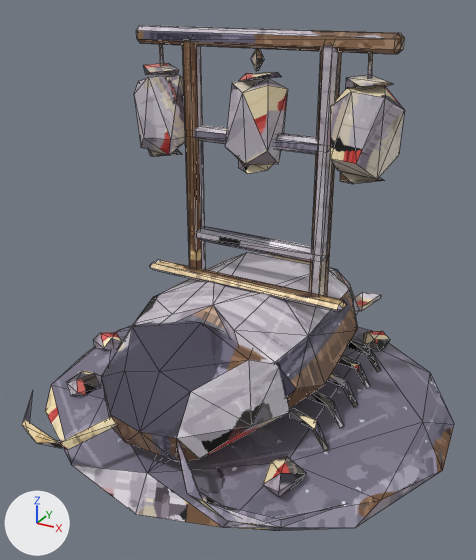
The glTF model public/models/lowpix/figures/yomise/gusokumushi.glb: old version first, new version second.
Rendered twice from a camera (50 mm lens) standing at (17.9, -33.7, 26.1) and looking at (-0.2, -0.7, 9.6). Lighting does not change. The marker at lower left points along +X, +Y and +Z. The picture after the commit comes second. Mesh edges are drawn as thin lines. Where no turn or scale is listed for an object, it has been applied to the vertices. Vertices at exactly the same position are counted once.

Objects in the first picture: 'base', 'frame.001', 'head.001', 'lanterns.001', 'mid.001', 'tail.001'.
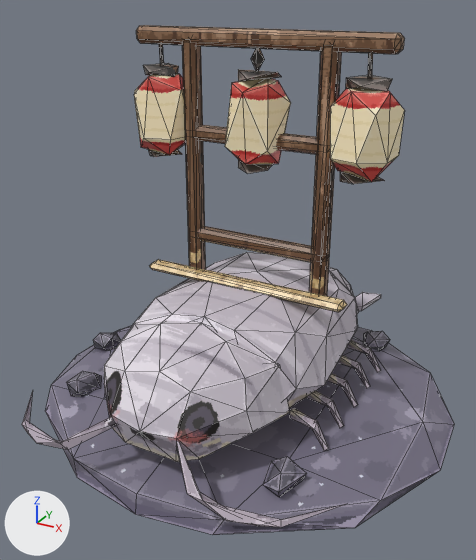
Where the newer file only moved an object's origin or applied its transform, the numbers keep the older frame.

Location of each change, (x1, y1, x2, y2) in pixels of the pictures (476 x 560 px; the box of a moved part takes in the faces that stretch with it):
'base', reshaped
    before: (45, 325, 454, 531)
    after: (45, 325, 454, 535)
'head.001', reshaped
    before: (22, 322, 345, 527)
    after: (22, 321, 345, 527)
'mid.001', reshaped, moved
    before: (124, 252, 381, 451)
    after: (133, 252, 381, 451)
'lanterns.001', reshaped
    before: (134, 73, 405, 179)
    after: (134, 73, 405, 182)
'tail.001', reshaped (6% shorter)
    before: (329, 267, 381, 316)
    after: (329, 267, 381, 313)
part 1 of me_lanterns_001, moved or reshaped
    before: (267, 78, 288, 163)
    after: (239, 79, 291, 163)
part 2 of me_lanterns_001, moved or reshaped
    before: (331, 87, 405, 179)
    after: (331, 89, 405, 182)
part 3 of me_lanterns_001, moved or reshaped
    both: (134, 73, 185, 139)
part 4 of me_lanterns_001, surface changed (grey to beige)
    before: (134, 78, 373, 164)
    after: (134, 78, 362, 164)
part 5 of me_frame_001, moved or reshaped
    before: (143, 63, 179, 75)
    after: (143, 63, 179, 77)
part 6 of me_frame_001, moved or reshaped
    before: (239, 72, 275, 81)
    after: (238, 70, 277, 81)
part 7 of me_frame_001, moved or reshaped
    before: (347, 75, 392, 89)
    after: (347, 75, 392, 91)
part 8 of me_frame_001, surface changed
    both: (136, 25, 404, 312)
part 9 of me_head_001, built on
    before: (101, 322, 290, 459)
    after: (104, 321, 290, 459)
part 10 of me_head_001, surface changed (lighter)
    both: (22, 323, 345, 527)
part 11 of me_tail_001, reshaped (mostly hidden)
    before: (351, 289, 359, 316)
    after: (351, 289, 359, 313)
part 12 of me_tail_001, surface changed
    both: (329, 267, 377, 313)
part 13 of me_mid_001, moved or reshaped
    before: (124, 252, 358, 402)
    after: (133, 252, 358, 402)
part 14 of me_mid_001, surface changed
    both: (134, 314, 381, 451)
part 15 of me_base_001, moved or reshaped
    before: (45, 339, 454, 531)
    after: (45, 339, 454, 535)
part 16 of me_base_001, surface changed
    both: (52, 325, 454, 500)

The change, as a list of edits to the scene's bpy script:
```text
Change me_lanterns_001:
    remove me_lanterns_001.from_pydata(...)  # 42 vertices, 72 faces; spans x -8.5..8.5, y -1.9..1.9, z -2.4..2.4
    add me_lanterns_001.from_pydata(...)  # 51 vertices, 90 faces; spans x -8.6..8.5, y -1.9..1.9, z -2.4..2.5
    me_lanterns_001 part 1: 3 vertices removed from x -1.7..1.6, y 0.7..1.6, z -2.2..1.9; 6 vertices added at x -2.0..1.9, y 0.4..1.9, z -2.4..2.3
    me_lanterns_001 part 2: 3 vertices removed from x 6.4..7.8, y -1.0..1.4, z -2.3..2.1; 6 vertices added at x 6.2..8.2, y -1.6..1.3, z -2.4..2.3
    me_lanterns_001 part 3: 2 vertices removed from x -8.5..-5.3, y -0.2..0.0, z 1.9..2.4; 4 vertices added at x -8.6..-4.9, y -0.5..0.7, z 1.3..2.5
    me_lanterns_001 part 4: 27 kept faces spanning x -8.3..8.5, y -1.9..1.9, z -2.4..2.4 get new texture (UV) coordinates
    other edits to the shape of me_lanterns_001 do not show in these pictures
Change me_frame_001:
    remove me_frame_001.from_pydata(...)  # 190 vertices, 320 faces; spans x -8.2..8.2, y -1.8..1.8, z -7.8..7.8
    add me_frame_001.from_pydata(...)  # 193 vertices, 326 faces; spans x -8.2..8.2, y -1.8..1.8, z -7.8..7.8
    me_frame_001 part 5: 1 vertex removed from x -5.2, y 0.5, z 5.3; 2 vertices added at x -5.5..-5.4, y 0.2..0.6, z 5.0..5.6
    me_frame_001 part 6: 1 vertex removed from x -1.1, y 1.4, z 5.3; 2 vertices added at x -1.2..0.0, y 0.6..1.8, z 5.0..5.6
    me_frame_001 part 7: 1 vertex removed from x 8.0, y 0.5, z 5.3; 2 vertices added at x 7.7..7.8, y 0.2..0.6, z 5.0..5.6
    me_frame_001 part 8: 288 kept faces spanning x -8.2..8.2, y -1.8..1.8, z -7.8..7.8 get new texture (UV) coordinates
Change me_head_001:
    remove me_head_001.from_pydata(...)  # 48 vertices, 84 faces; spans x -10.5..10.5, y -4.5..4.5, z -2.9..2.9
    add me_head_001.from_pydata(...)  # 54 vertices, 96 faces; spans x -10.5..10.5, y -4.5..4.5, z -2.9..2.9
    me_head_001 part 9
    4 vertices are removed from x -4.9..4.9, y 0.0..4.0, z -0.4..2.0
    22 faces are deleted
    2 vertices move from x -3.8..3.8, y 1.8, z 2.3 to x -2.1..2.1, y 2.3, z 2.7
    10 vertices are added at x -4.9..4.9, y 0.0..4.2, z -1.0..2.4
    34 new faces join them
    me_head_001 part 10: 62 kept faces spanning x -10.5..10.5, y -4.5..4.5, z -2.9..2.9 get new texture (UV) coordinates
Change me_tail_001:
    remove me_tail_001.from_pydata(...)  # 45 vertices, 78 faces; spans x -4.99..4.99, y -4.62..4.62, z -2.47..2.47
    add me_tail_001.from_pydata(...)  # 49 vertices, 86 faces; spans x -5.03..5.03, y -4.62..4.62, z -2.47..2.47
    me_tail_001 part 11
    2 vertices are removed from x -1.42..1.42, y 2.68, z -2.36
    14 faces are deleted
    2 vertices move from x -4.81..4.81, y -1.2, z -0.96 to x -5.03..5.03, y -1.91, z -0.7
    6 vertices are added at (-3.75, 0.44, -1.39), (-1.09, 2.46, -2.43), (-1.58, 2.77, -2.19), (1.09, 2.46, -2.43), (1.58, 2.77, -2.19), (3.75, 0.44, -1.39)
    22 new faces join them
    me_tail_001 part 12: 64 kept faces spanning x -5.03..5.03, y -4.62..4.62, z -2.47..2.47 get new texture (UV) coordinates
Change me_mid_001:
    remove me_mid_001.from_pydata(...)  # 117 vertices, 190 faces; spans x -7.9..7.9, y -7.1..7.1, z -3.4..3.4
    add me_mid_001.from_pydata(...)  # 124 vertices, 204 faces; spans x -7.9..7.9, y -7.1..7.1, z -3.4..3.4
    me_mid_001 part 13
    7 vertices are removed from x -5.4..5.4, y -6.7..5.3, z -1.5..3.4
    46 faces are deleted
    14 vertices are added at x -5.9..5.9, y -6.8..5.4, z -1.6..3.4
    60 new faces join them
    me_mid_001 part 14: 144 kept faces spanning x -7.9..7.9, y -6.8..7.1, z -3.4..2.8 get new texture (UV) coordinates
Change me_base_001:
    remove me_base_001.from_pydata(...)  # 71 vertices, 122 faces; spans x -13.6..13.6, y -12.5..12.5, z -1.6..1.6
    add me_base_001.from_pydata(...)  # 78 vertices, 136 faces; spans x -13.5..13.5, y -12.5..12.5, z -1.6..1.6
    me_base_001 part 15
    7 vertices are removed from x -13.6..13.6, y -11.8..11.2, z -1.2..0.7
    38 faces are deleted
    14 vertices are added at x -13.5..13.5, y -12.3..11.8, z -1.6..1.1
    52 new faces join them
    me_base_001 part 16: 84 kept faces spanning x -13.2..13.2, y -12.5..12.5, z -1.6..1.6 get new texture (UV) coordinates
Change ob_mid_001:
    ob_mid_001.location: (0.01, 0.28, 5.97) -> (0.01, 0.28, 5.99)
```
